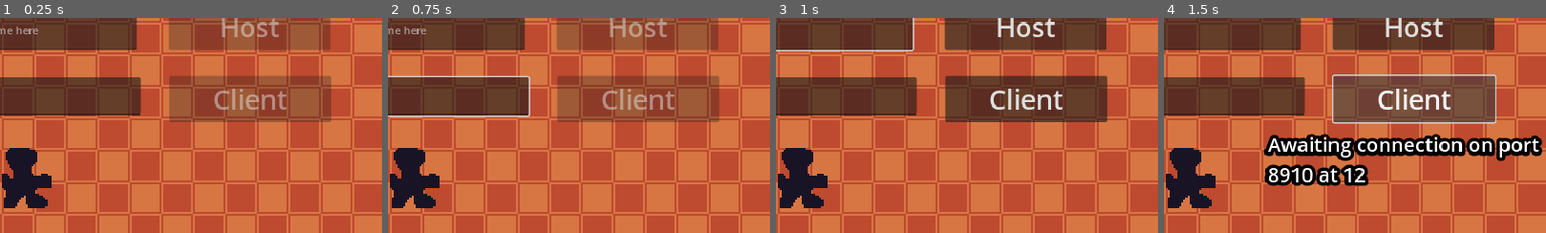
Above: before the commit, frames 1-4 (left to right).
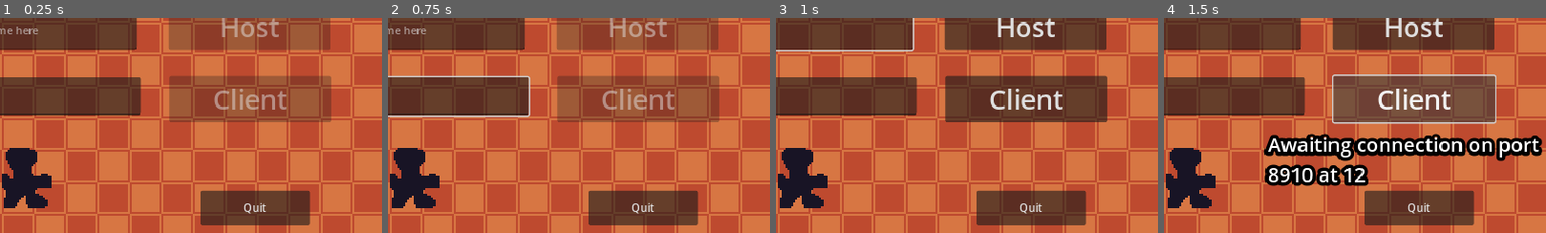
Above: after the commit, the same moments.

Repository: Deojee/project-sodalake
Game: Godot game, scene res://scenes/main_menu.tscn
Two runs of this game, one before a commit and one after it. Both use one fixed random seed, a clock stepped at 60 frames per second and the inputs below. The engine's default icon, where the game draws it, is replaced by a stand-in: a white triangle on a blue panel in a dark square.
Inputs (mouse positions are % of the whole screen's width and height, from its top left):
- Up to frame 1 (0.25 s): no input
- Up to frame 2 (0.75 s): click (23, 62) at 0.52 s; type "12" at 0.6 s
- Up to frame 3 (1 s): click (22, 46) at 0.75 s; type "Alex" at 0.83 s
- Up to frame 4 (1.5 s): click "Client" at 1.25 s
The pictures show only the part of the screen within x 16-66%, y 43-93%; the shares and areas given below are measured in that part.

The runs differ from the first frame. In frame 1, 4.7% of the frame differs, in the area x 52-82%, y 80-97%; in frame 2, 4.7%; in frame 3, 4.7%; in frame 4, 4.7%.

Commit message:
Minor updates

Diff:
--- a/scenes/blood_splatter.tscn
+++ b/scenes/blood_splatter.tscn
@@ -16,7 +16,7 @@
 "times": PackedFloat32Array(0, 10.1, 24.3),
 "transitions": PackedFloat32Array(1, 1, 1),
 "update": 0,
-"values": [Color(1, 1, 1, 1), Color(1, 1, 1, 1), Color(1, 1, 1, 0.0392157)]
+"values": [Color(1, 1, 1, 1), Color(1, 1, 1, 1), Color(1, 1, 1, 0)]
 }
 tracks/1/type = "method"
 tracks/1/imported = false
@@ -25,9 +25,12 @@
 tracks/1/interp = 1
 tracks/1/loop_wrap = true
 tracks/1/keys = {
-"times": PackedFloat32Array(),
-"transitions": PackedFloat32Array(),
-"values": []
+"times": PackedFloat32Array(24.8),
+"transitions": PackedFloat32Array(1),
+"values": [{
+"args": [],
+"method": &"queue_free"
+}]
 }
 
 [sub_resource type="Animation" id="Animation_b1hgr"]
--- a/scenes/main_menu.tscn
+++ b/scenes/main_menu.tscn
@@ -290,6 +290,14 @@
 scale = Vector2(2, 2)
 texture = ExtResource("34_jslo1")
 
+[node name="Button" type="Button" parent="."]
+offset_left = 491.0
+offset_top = 541.0
+offset_right = 656.0
+offset_bottom = 593.0
+text = "Quit"
+
 [connection signal="pressed" from="Host" to="." method="_on_host_pressed"]
 [connection signal="pressed" from="Client" to="." method="_on_client_pressed"]
 [connection signal="value_changed" from="port" to="." method="_on_port_value_changed"]
+[connection signal="pressed" from="Button" to="." method="_on_button_pressed"]
--- a/scenes/weapon_spawn.tscn
+++ b/scenes/weapon_spawn.tscn
@@ -37,7 +37,7 @@
 
 [sub_resource type="Animation" id="Animation_sp2x5"]
 resource_name = "start"
-length = 5.0
+length = 2.5
 tracks/0/type = "value"
 tracks/0/imported = false
 tracks/0/enabled = true
@@ -57,7 +57,7 @@
 tracks/1/interp = 1
 tracks/1/loop_wrap = true
 tracks/1/keys = {
-"times": PackedFloat32Array(4.8),
+"times": PackedFloat32Array(2.4),
 "transitions": PackedFloat32Array(1),
 "update": 1,
 "values": [true]
@@ -69,7 +69,7 @@
 tracks/2/interp = 1
 tracks/2/loop_wrap = true
 tracks/2/keys = {
-"times": PackedFloat32Array(0, 2.5, 4.4, 4.8),
+"times": PackedFloat32Array(0, 0.6, 1.5, 2.2),
 "transitions": PackedFloat32Array(1, 1, 1, 1),
 "update": 0,
 "values": [Color(1, 1, 1, 0), Color(1, 1, 1, 0.698039), Color(1, 1, 1, 0.876556), Color(1, 1, 1, 1)]
@@ -93,7 +93,7 @@
 [node name="appearingParticles" type="CPUParticles2D" parent="appearance"]
 emitting = false
 amount = 50
-lifetime = 3.0
+lifetime = 1.6
 one_shot = true
 explosiveness = 0.4
 spread = 180.0
--- a/scripts/Camera.gd
+++ b/scripts/Camera.gd
@@ -145,8 +145,14 @@
 	if command.substr(0,6) == "/reset":
 		return resetCommand()
 
+	if command.substr(0,16) == "/setGunSpawnRate":
+		return maxGunSpawnRatesCommand(command.substr(16).replacen(" ",""))
+
+	if command.substr(0,13) == "/setStartGuns":
+		return gunSpawnsAtStartCommand(command.substr(13).replacen(" ",""))
+
 	if command.substr(0,5) == "/help":
-		return "Commands: \n/guns   lists all guns\n/give <gunname …(124 unchanged characters)… he game to reset immediately\n/maxHealth"
+		return "Commands: \n/guns   lists all guns\n/give <gunname …(124 unchanged characters)… he game to reset immediately\n/maxHealth\n/setGunSpawnRate sets gun spawnrate per person\n/setStartGuns   sets the number of guns per person at the start of the match"
 
 
 	return "not a command"
@@ -158,10 +164,40 @@
 	return str(value) + " is not valid"
 
 
+func maxGunSpawnRatesCommand(num):
+
+	if !num.is_valid_float():
+		return str(num) + "is not a number."
+
+	var newRate = num.to_float()
+
+	if newRate < 10000:
+		var oldValue = Globals.gunSpawnRatePerPerson
+		Globals.gunSpawnRatePerPerson = newRate
+		return "Changed spawn rate per person from: " + str(oldValue)+" to: " +str(num)
+
+	return "That would crash the game."
+
+
+func gunSpawnsAtStartCommand(num):
+
+	if !num.is_valid_int():
+		return str(num) + "is not a number."
+
+	var amount = num.to_int()
+
+	if amount < 10000:
+		var oldValue = Globals.gunSpawnsPerPersonAtStart
+		Globals.gunSpawnsPerPersonAtStart = int(amount)
+		return "Changed guns per person from: " + str(oldValue)+" to: " +str(num)
+
+	return "That would crash the game."
+
+
 func maxHealthCommand(num):
 
 	if !num.is_valid_int():
-		return "That's not a number."
+		return str(num) + "is not a number."
 
 	var newHealth = num.to_int()
 
@@ -216,6 +252,8 @@
 
 	return temp
 
+
+#not command stuff
 var killTween
 func displayKill(playerName):
 
--- a/scripts/Globals.gd
+++ b/scripts/Globals.gd
@@ -52,6 +52,8 @@
 var paused = false
 
 
+var gunSpawnsPerPersonAtStart = 3
+var gunSpawnRatePerPerson = 0.2
 
 #call with an audiostreamplayer 2d or similar. Plays the sound and then deletes it.
 #will not work if the sound is longer than 5 seconds
--- a/scripts/main_menu.gd
+++ b/scripts/main_menu.gd
@@ -146,3 +146,11 @@
 func _on_port_value_changed(value):
 	port = value
 	pass # Replace with function body.
+
+
+
+
+
+func _on_button_pressed():
+	get_tree().quit()
+	pass # Replace with function body.
--- a/scripts/pickupSpawner.gd
+++ b/scripts/pickupSpawner.gd
@@ -6,9 +6,8 @@
 	pass # Replace with function body.
 
 var timeUntilNextSpawn = 1
-var spawnrate = 2
-var spawnAtStartPerPlayer = 5
 
+var spawnrate = 1
 
 var roundHasStarted = false
 # Called every frame. 'delta' is the elapsed time since the previous frame.
@@ -29,10 +28,10 @@
 
 	if !roundHasStarted:
 		roundHasStarted = true
-		for i in spawnAtStartPerPlayer * playersInServer:
+		for i in Globals.gunSpawnsPerPersonAtStart * playersInServer:
 			spawnGun()
 
-	spawnrate = playersInServer * 6 * (pow(1.002,-0.15*timeSinceRoundStart)) + 0.4 * playersInServer
+	spawnrate = playersInServer * float(Globals.gunSpawnRatePerPerson)
 
 	timeUntilNextSpawn -= delta
 
--- a/scripts/world.gd
+++ b/scripts/world.gd
@@ -36,7 +36,7 @@
 	pass # Replace with function body.
 
 
-
+var lastUpdatedStuff = -2000
 
 func _process(delta):
 
@@ -52,7 +52,11 @@
 
 	if Globals.is_server:
 
-		updateScores()
+		if lastUpdatedStuff + 500 < Time.get_ticks_msec():
+			lastUpdatedStuff = Time.get_ticks_msec()
+			updateScores()
+			setMaxHealth(Globals.maxPlayerHealth)
+			print("updating shite")
 
 		#for checking if we should reset the game
 		var livingPlayers = 0
@@ -134,6 +138,7 @@
 
 
 func connectedToServer():
+	setMaxHealth(Globals.maxPlayerHealth)
 	print("connected!")
 func failedToConnect():
 	print("failed")
